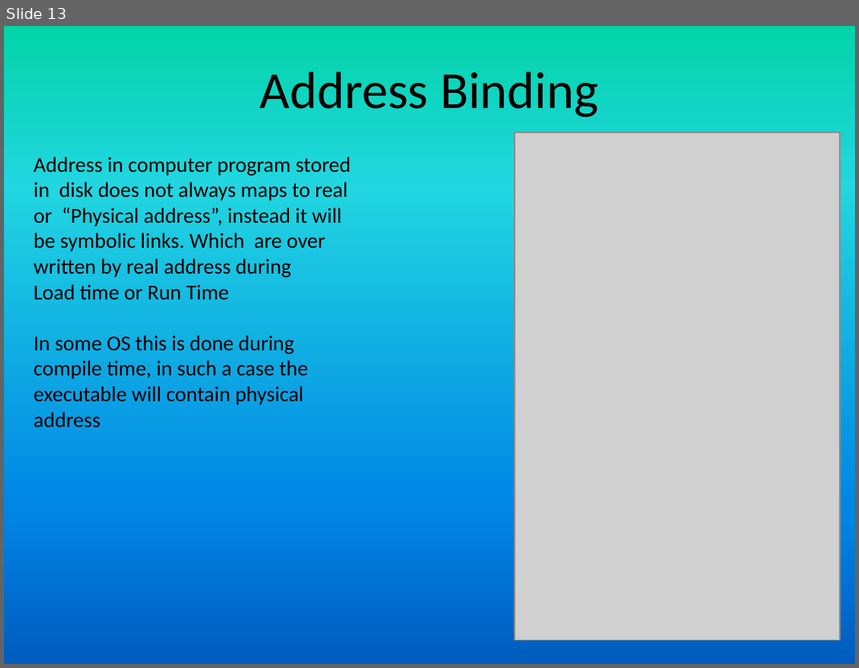
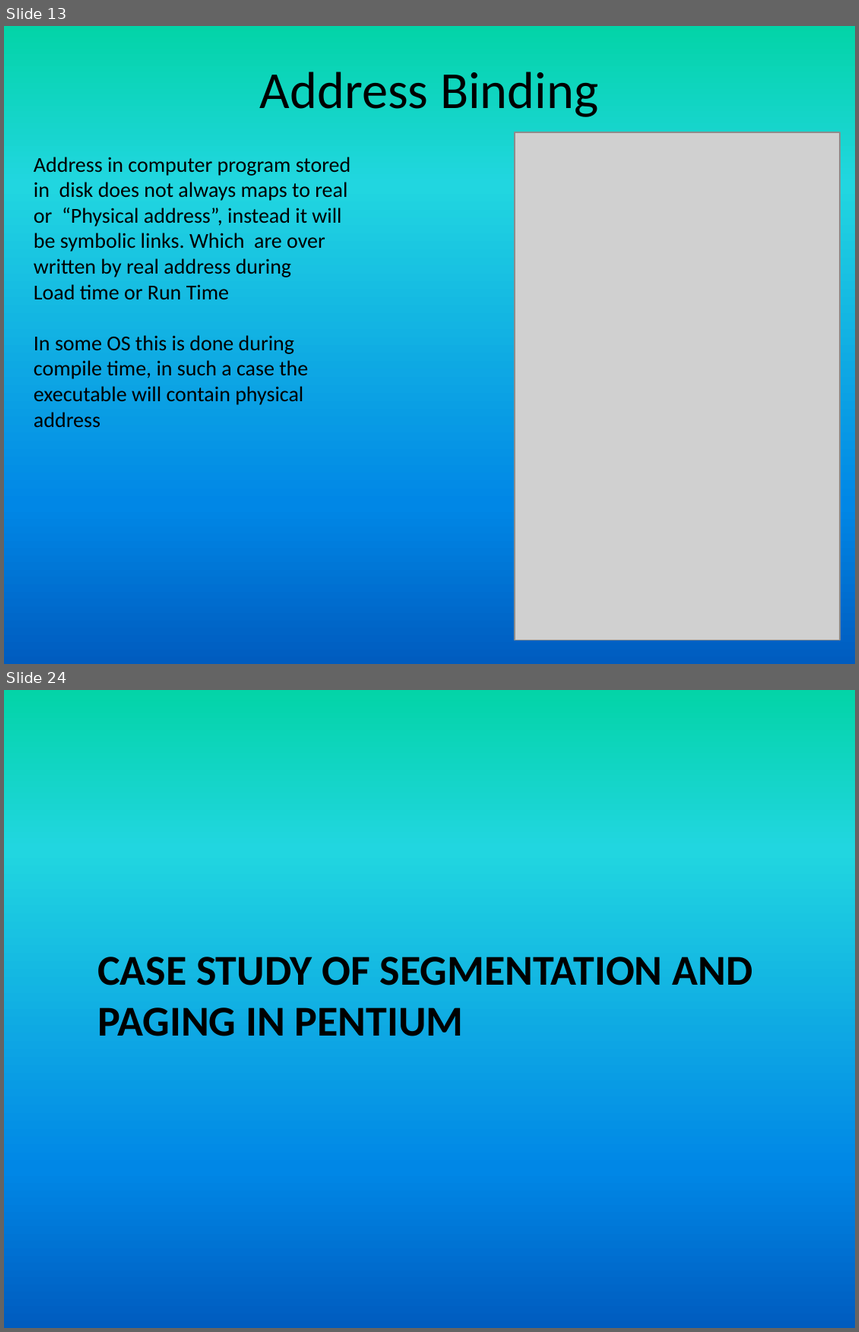
Before and after one commit to girishsukukumar/RTOS, a slide deck: RTOS-15-Memory_management.pptx. Shown one above the other, each under a label of ours: slide 13 before the commit, slides 13 and 24 after it; the slides between them are not shown. The pictures are 859x668 and 859x1332 pixels, drawn with LibreOffice and Linux fonts; fonts in the diff are those of the drawing; grey boxes stand for pictures. Boxes give left, top, right and bottom in pixels: in the first picture for what was removed or moved away, otherwise in the second. Text is boxed around its words. In the diff, an @@ line names an element or a change of style, - is before the commit and + after.

```diff
--- a/RTOS-15-Memory_management.pptx
+++ b/RTOS-15-Memory_management.pptx
@@ slide 24 added at bbox=[4, 690, 855, 1328], background gradient #03D4A8 to #21D6E0 to #0087E6 to #005CBF @@
@@ title added at bbox=[97, 957, 753, 1037], 36 pt, text #000000, bold @@
+CASE STUDY OF SEGMENTATION AND PAGING IN PENTIUM
```
Also in this commit, not shown: 4 slides changed, 10 other slides added, 1 other file.
